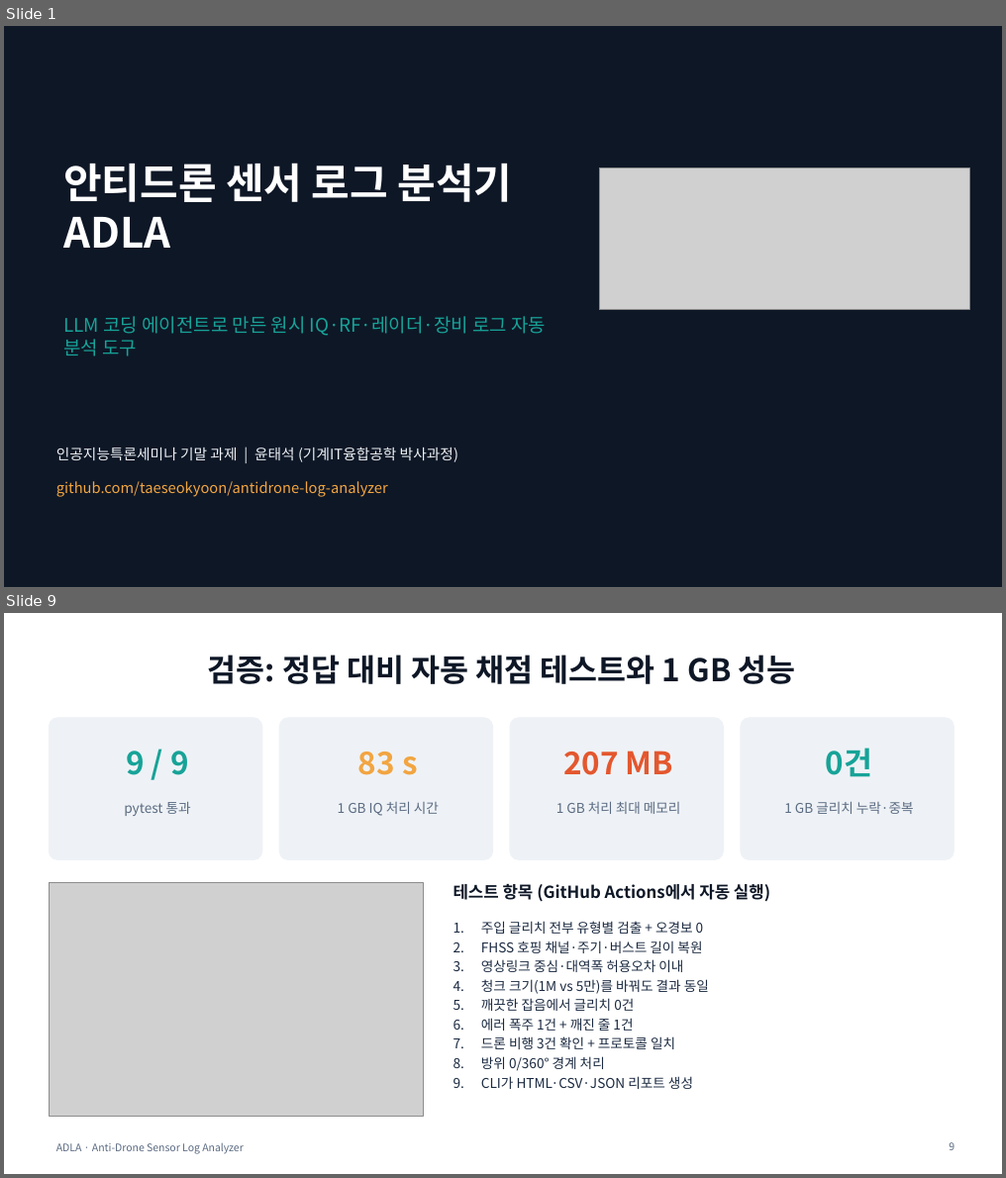
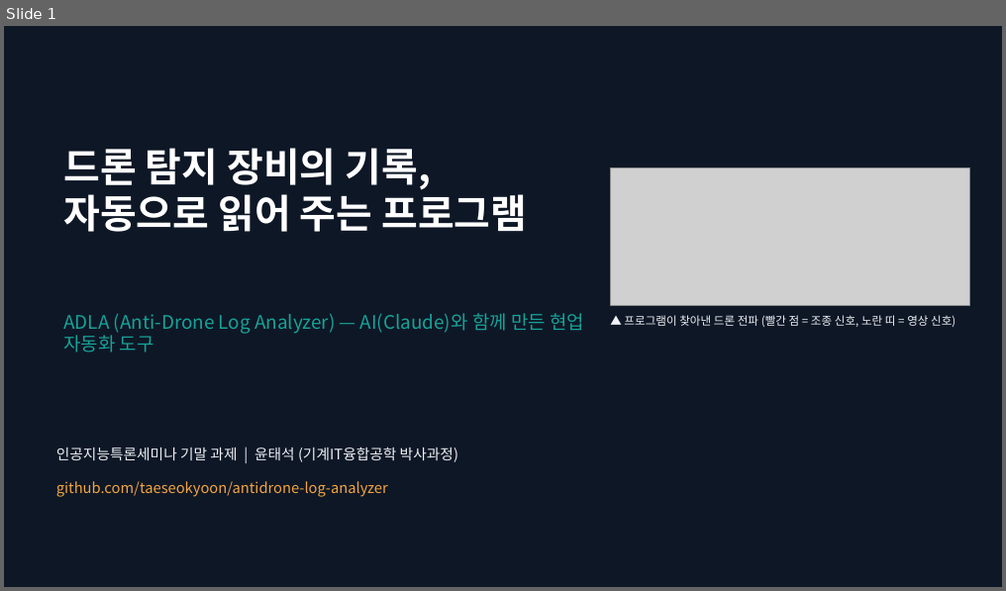
Before and after one commit to taeseokyoon/antidrone-log-analyzer, a slide deck: docs/ADLA_presentation.pptx. Shown one above the other, each under a label of ours: slides 1 and 9 before the commit, slide 1 after it; the slides between them are not shown. The pictures are 1006x1178 and 1006x591 pixels, drawn with LibreOffice and Linux fonts; fonts in the diff are those of the drawing; grey boxes stand for pictures. Boxes give left, top, right and bottom in pixels: in the first picture for what was removed or moved away, otherwise in the second. Text is boxed around its words. In the diff, an @@ line names an element or a change of style, - is before the commit and + after.

```diff
--- a/docs/ADLA_presentation.pptx
+++ b/docs/ADLA_presentation.pptx
@@ slide 9 removed at <box>4,613,1002,1174</box>, background #FFFFFF @@
@@ title removed at <box>208,655,796,684</box> @@
-검증: 정답 대비 자동 채점 테스트와 1 GB 성능
@@ rounded rectangle removed at <box>49,718,262,861</box> @@
@@ rounded rectangle removed at <box>279,718,493,861</box> @@
@@ rounded rectangle removed at <box>510,718,724,861</box> @@
@@ rounded rectangle removed at <box>741,718,954,861</box> @@
@@ text removed at <box>126,751,189,775</box> @@
-9 / 9
@@ text removed at <box>358,752,418,775</box> @@
-83 s
@@ text removed at <box>563,751,673,775</box> @@
-207 MB
@@ text removed at <box>826,748,873,777</box> @@
-0건
@@ text removed at <box>124,801,191,816</box> @@
-pytest 통과
@@ text removed at <box>338,801,439,816</box> @@
-1 GB IQ 처리 시간
@@ text removed at <box>556,801,681,814</box> @@
-1 GB 처리 최대 메모리
@@ text removed at <box>784,801,914,814</box> @@
-1 GB 글리치 누락·중복
@@ picture removed at <box>49,882,423,1116</box> @@
@@ text removed at <box>453,884,770,902</box> @@
-테스트 항목 (GitHub Actions에서 자동 실행)
@@ text removed at <box>481,921,709,1089</box> @@
-1. 주입 글리치 전부 유형별 검출 + 오경보 0
-2. FHSS 호핑 채널·주기·버스트 길이 복원
-3. 영상링크 중심·대역폭 허용오차 이내
-4. 청크 크기(1M vs 5만)를 바꿔도 결과 동일
-5. 깨끗한 잡음에서 글리치 0건
-6. 에러 폭주 1건 + 깨진 줄 1건
-7. 드론 비행 3건 확인 + 프로토콜 일치
-8. 방위 0/360° 경계 처리
-9. CLI가 HTML·CSV·JSON 리포트 생성
@@ text removed at <box>56,1143,243,1155</box> @@
-ADLA · Anti-Drone Sensor Log Analyzer
@@ page number removed at <box>948,1143,954,1151</box> @@
-9
@@ slide 1 changed as well @@
@@ title at <box>63,148,527,232</box>: text changed; size 40 to 38 pt @@
-안티드론 센서 로그 분석기
-ADLA
+드론 탐지 장비의 기록,
+자동으로 읽어 주는 프로그램
@@ picture: place and size @@
-picture at <box>599,169,969,310</box>
+picture at <box>611,169,969,305</box>
@@ text at <box>63,313,584,353</box>: text changed @@
-LLM 코딩 에이전트로 만든 원시 IQ·RF·레이더·장비 로그 자동 분석 도구
+ADLA (Anti-Drone Log Analyzer) — AI(Claude)와 함께 만든 현업 자동화 도구
@@ text added at <box>624,315,955,327</box>, 11 pt, text #EEF2F6 @@
+▲ 프로그램이 찾아낸 드론 전파 (빨간 점 = 조종 신호, 노란 띠 = 영상 신호)
```
Also in this commit, not shown: 9 slides added, 8 other slides removed, 2 other files.
